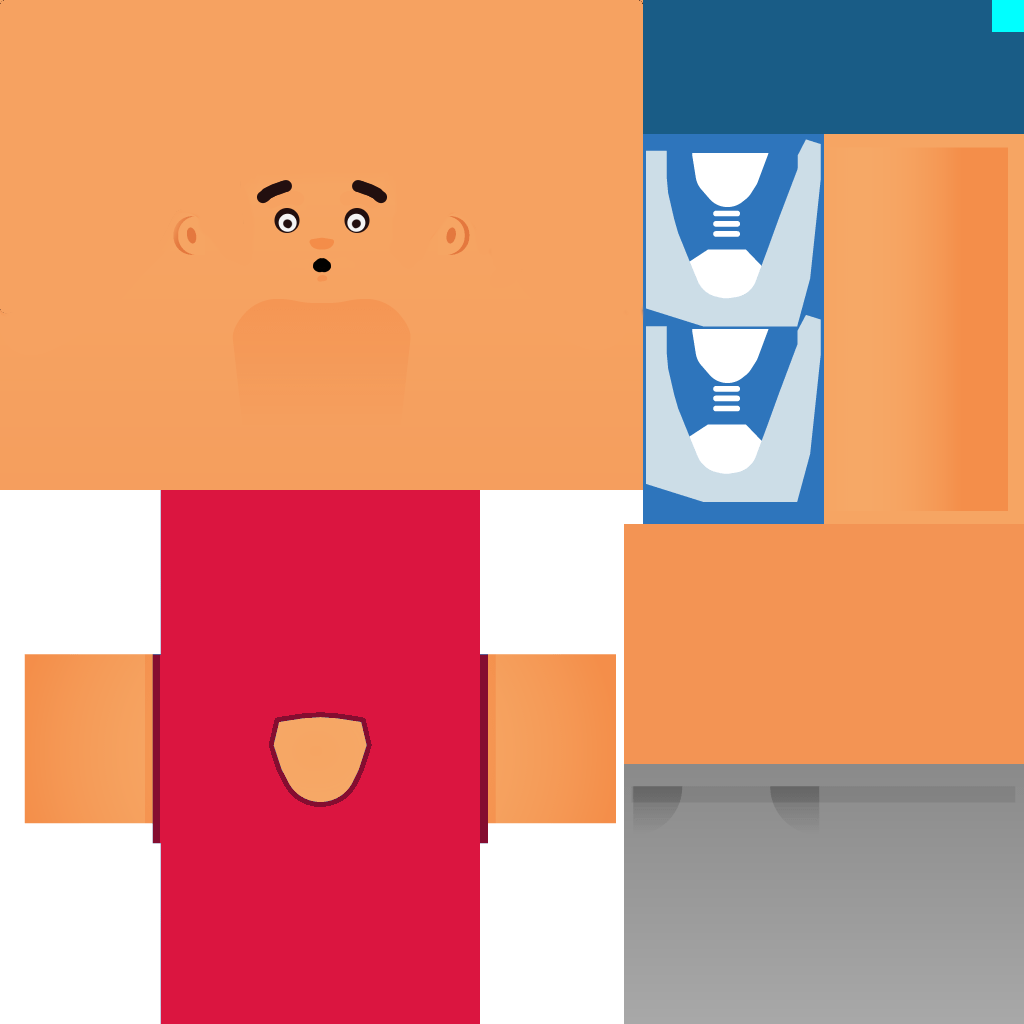
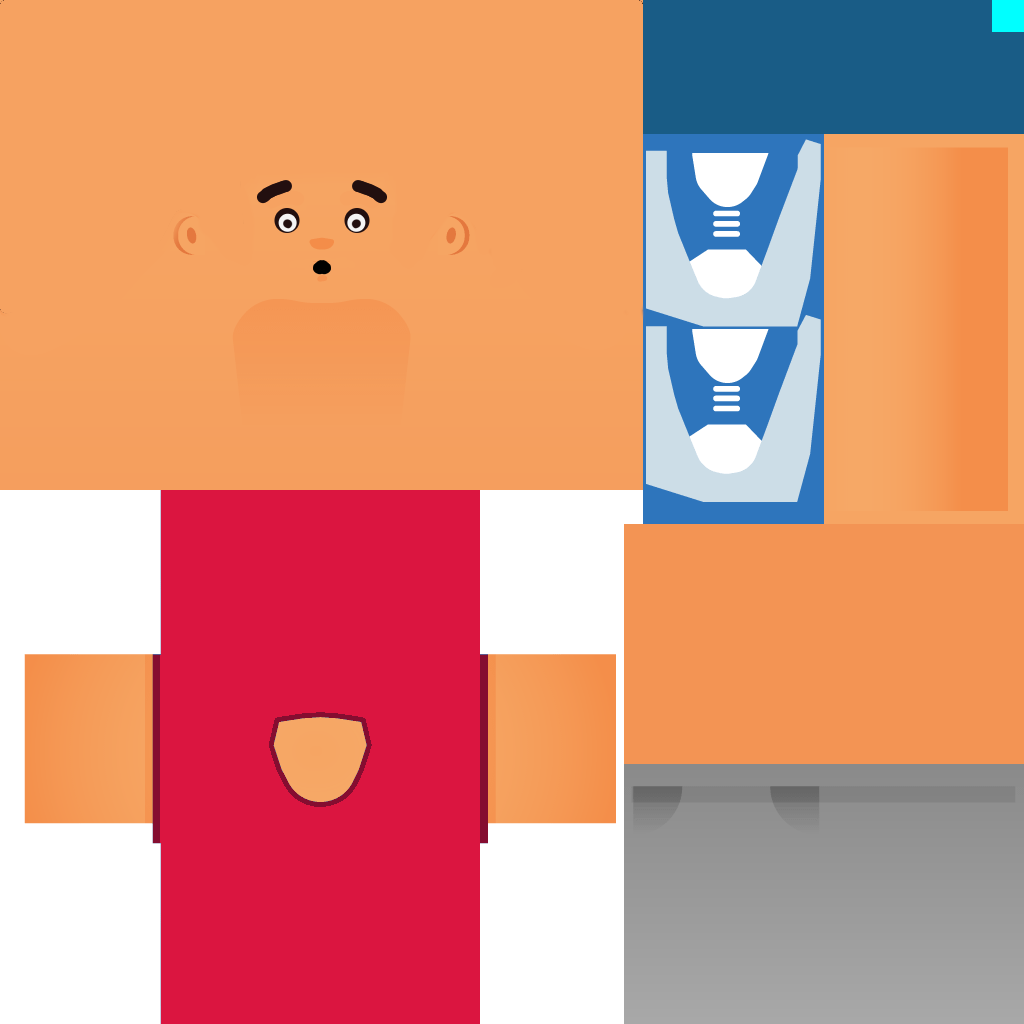
Comparing the layer stacks of the two 1024 × 1024 images. Changes:
renamed "Copy of speaking face" to "shocked face", painted on it over [313, 258, 331, 275]
